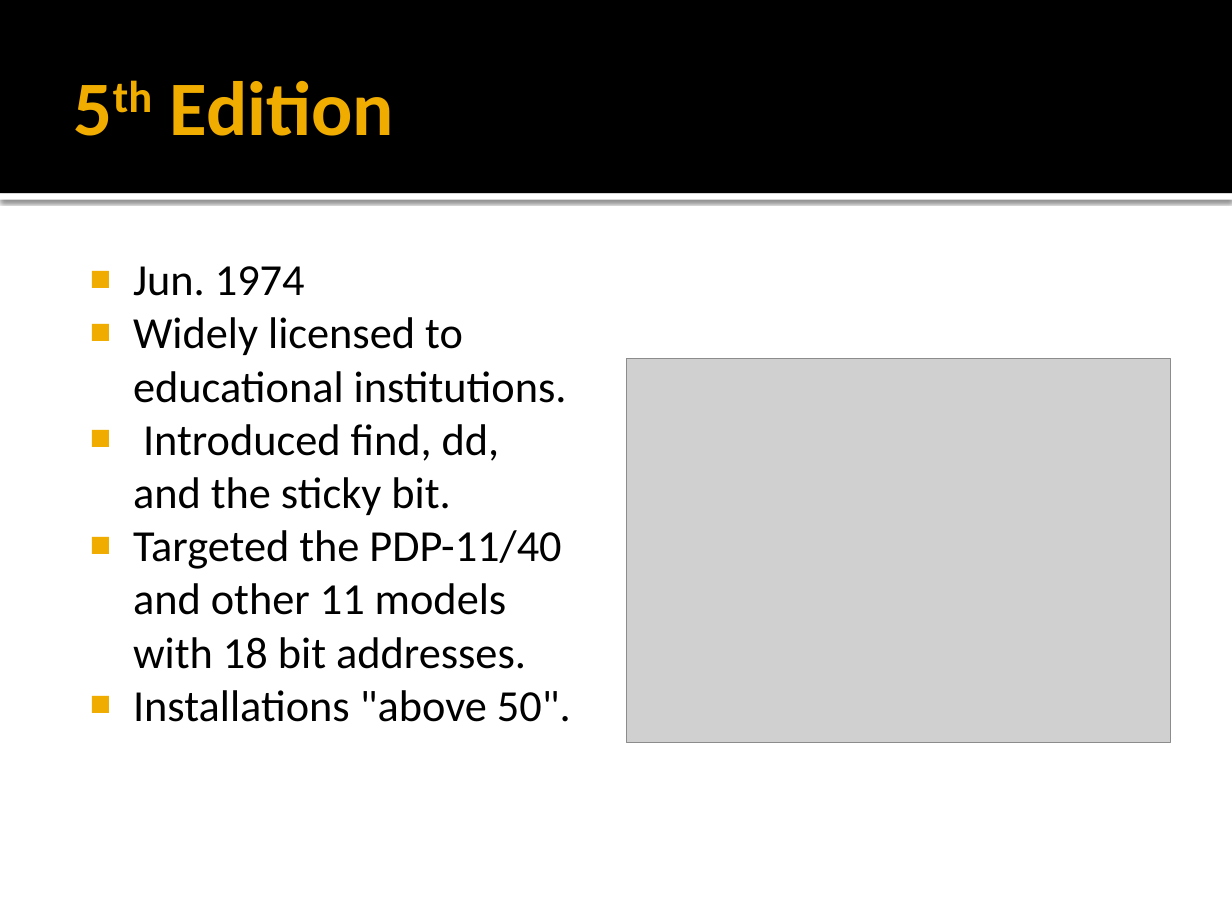
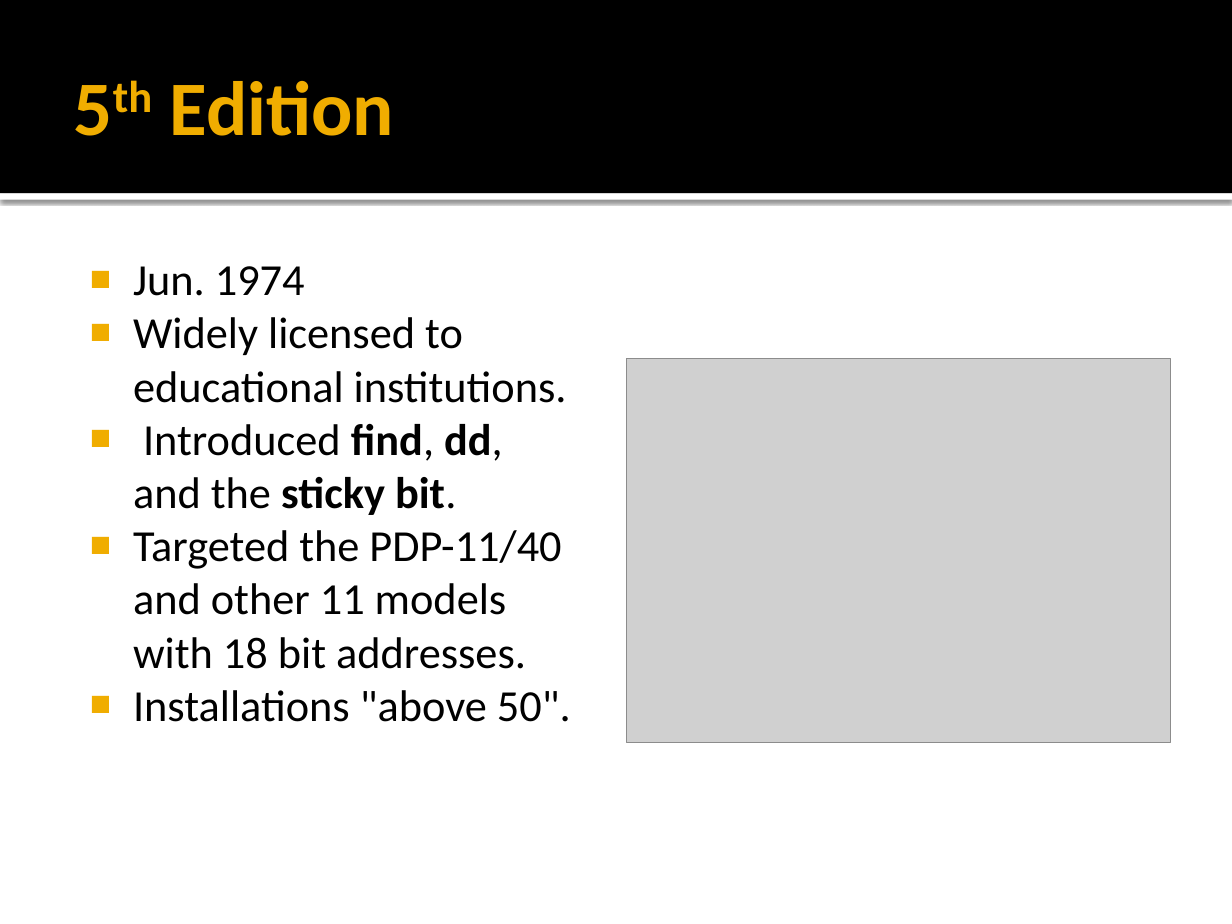
Before and after one commit to Z0ku/CS2202, a slide deck: slide 14 of Unix Operating System.pptx (slide 12 before the commit). Drawn at 1232x924 pixels with LibreOffice and Linux fonts; fonts in the diff are those of the drawing; grey boxes stand for pictures. Boxes give left, top, right and bottom in pixels: in the first picture for what was removed or moved away, otherwise in the second. Text is boxed around its words. In the diff, an @@ line names an element or a change of style, - is before the commit and + after.

Commit message:
Added Intro and Bolding

```diff
--- a/Unix Operating System.pptx
+++ b/Unix Operating System.pptx
@@ text at box(133, 424, 503, 515): bold on in "find, dd, sticky bit." @@
```
Also in this commit, not shown: 8 other slides changed, 3 slides added, 1 other file.
